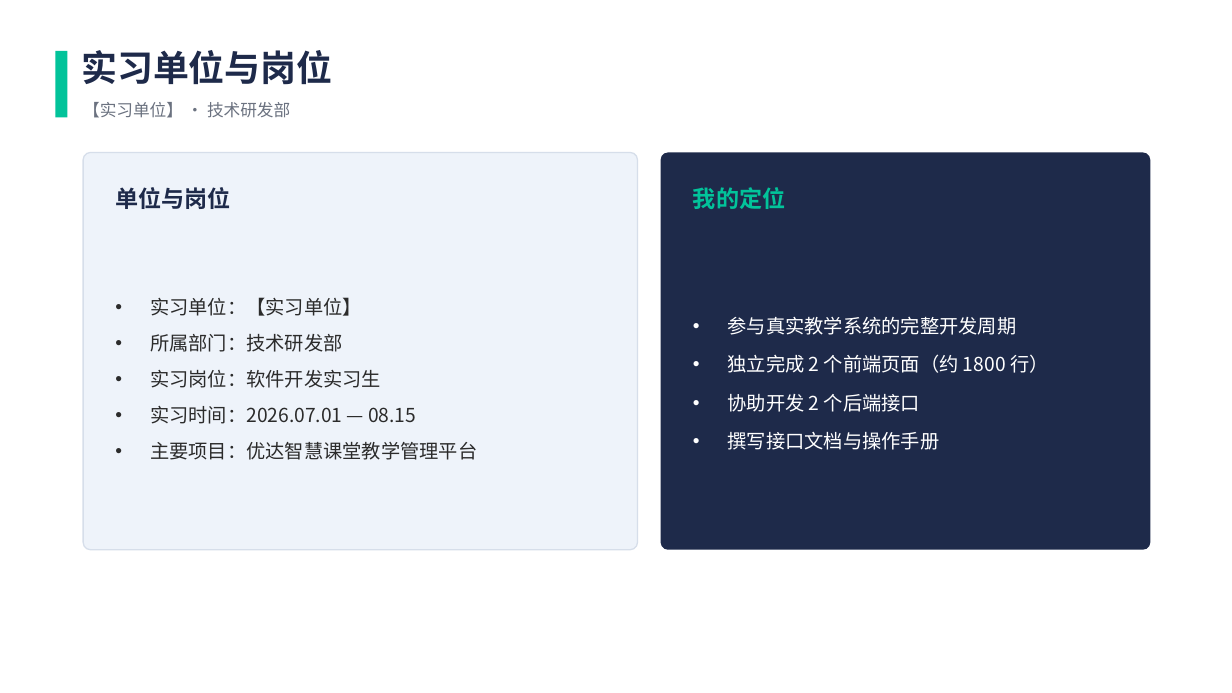
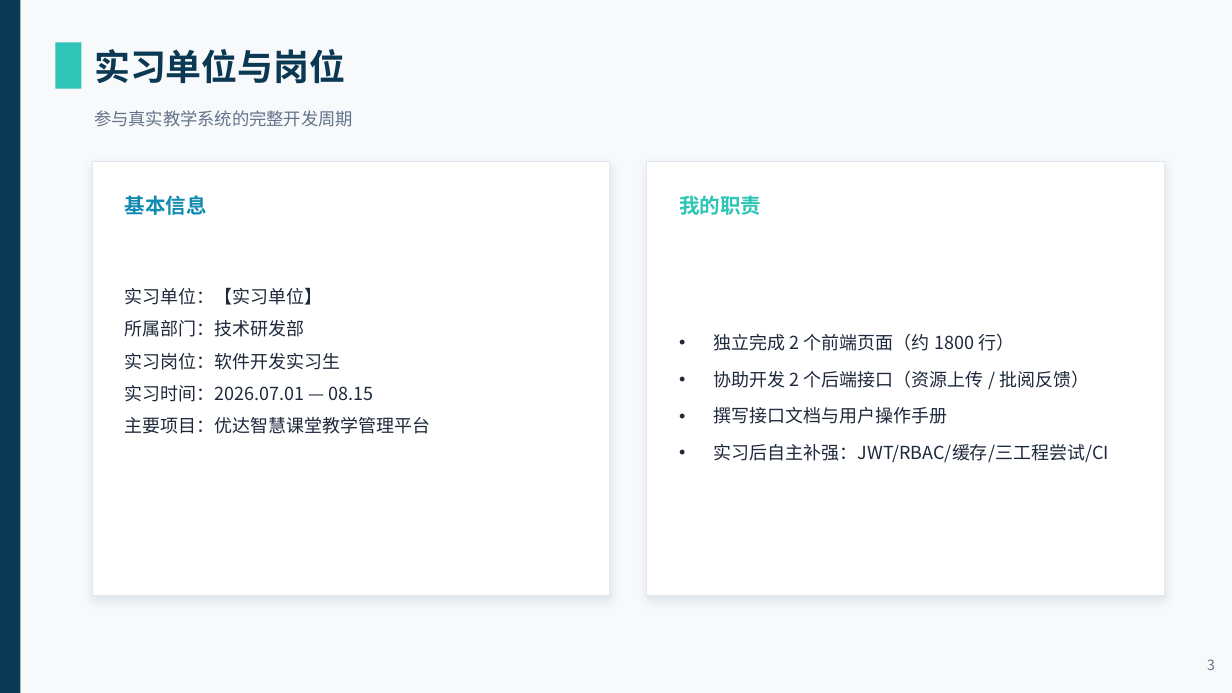
Before and after one commit to CloudGiaohaooo/smart-classroom, a slide deck: slide 3 of 答辩材料/答辩PPT.pptx. Drawn at 1232x693 pixels with LibreOffice and Linux fonts; fonts in the diff are those of the drawing. Boxes give left, top, right and bottom in pixels: in the first picture for what was removed or moved away, otherwise in the second. Text is boxed around its words. In the diff, an @@ line names an element or a change of style, - is before the commit and + after.

```diff
--- a/答辩材料/答辩PPT.pptx
+++ b/答辩材料/答辩PPT.pptx
@@ background #FFFFFF to #F7F9FB @@
@@ rectangle added at [0, 0, 20, 693], fill #0B3954 @@
@@ rectangle: place and size @@
-rectangle at [55, 51, 67, 117]
+rectangle at [55, 43, 81, 89]
@@ rectangle at [55, 43, 81, 89]: fill #02C39A to #2EC4B6 @@
@@ text "实习单位与岗位": place and size @@
-text "实习单位与岗位" at [81, 50, 332, 85]
+text "实习单位与岗位" at [94, 49, 345, 84]
@@ text "实习单位与岗位" at [94, 49, 345, 84]: text colour #1E2A4A to #0B3954 @@
@@ text removed at [83, 102, 290, 118] @@
-【实习单位】 · 技术研发部
@@ text added at [94, 110, 353, 127], 13.5 pt, text #64748B @@
+参与真实教学系统的完整开发周期
@@ rounded rectangle removed at [83, 152, 638, 550] @@
@@ rectangle added at [92, 162, 610, 596], fill #FFFFFF, outline #E2E8F0 1 pt @@
@@ rectangle added at [647, 162, 1165, 596], fill #FFFFFF, outline #E2E8F0 1 pt @@
@@ rounded rectangle removed at [661, 152, 1151, 550] @@
@@ text removed at [115, 187, 230, 209] @@
-单位与岗位
@@ text added at [125, 195, 207, 215], 16 pt, text #118AB2, bold @@
+基本信息
@@ text at [679, 195, 761, 215]: text changed; size 18 to 16 pt; text colour #02C39A to #2EC4B6 @@
-我的定位
+我的职责
@@ text "实习单位：【实习单位】": place and size @@
-text "实习单位：【实习单位】" at [150, 297, 477, 460]
+text "实习单位：【实习单位】" at [125, 287, 431, 434]
@@ text "实习单位：【实习单位】" at [125, 287, 431, 434]: size 15 to 14 pt, text colour #2B2B2B to #1E293B; bullet • to none; line spacing 1 to 1.5; less space between paragraphs @@
@@ text "独立完成 2 个前端页面（约 1800 行）": place and size @@
-text "独立完成 2 个前端页面（约 1800 行）" at [728, 317, 1048, 450]
+text "独立完成 2 个前端页面（约 1800 行）" at [714, 334, 1109, 462]
@@ text at [728, 317, 1017, 335]: paragraph removed @@
-• 参与真实教学系统的完整开发周期
@@ text at [714, 334, 1014, 351]: size 15 to 14 pt, text colour #FFFFFF to #1E293B in "独立完成 2 个前端页面（约 1800 行）" @@
@@ text at [714, 371, 1109, 462]: text changed; size 15 to 14 pt; text colour #FFFFFF to #1E293B @@
-• 协助开发 2 个后端接口
-• 撰写接口文档与操作手册
+• 协助开发 2 个后端接口（资源上传 / 批阅反馈）
+• 撰写接口文档与用户操作手册
+• 实习后自主补强：JWT/RBAC/缓存/三工程尝试/CI
@@ text added at [1207, 659, 1215, 670], 11 pt, text #64748B @@
+3
```
Also in this commit, not shown: 7 other slides changed, 10 slides added, 6 slides removed, 17 other files.
